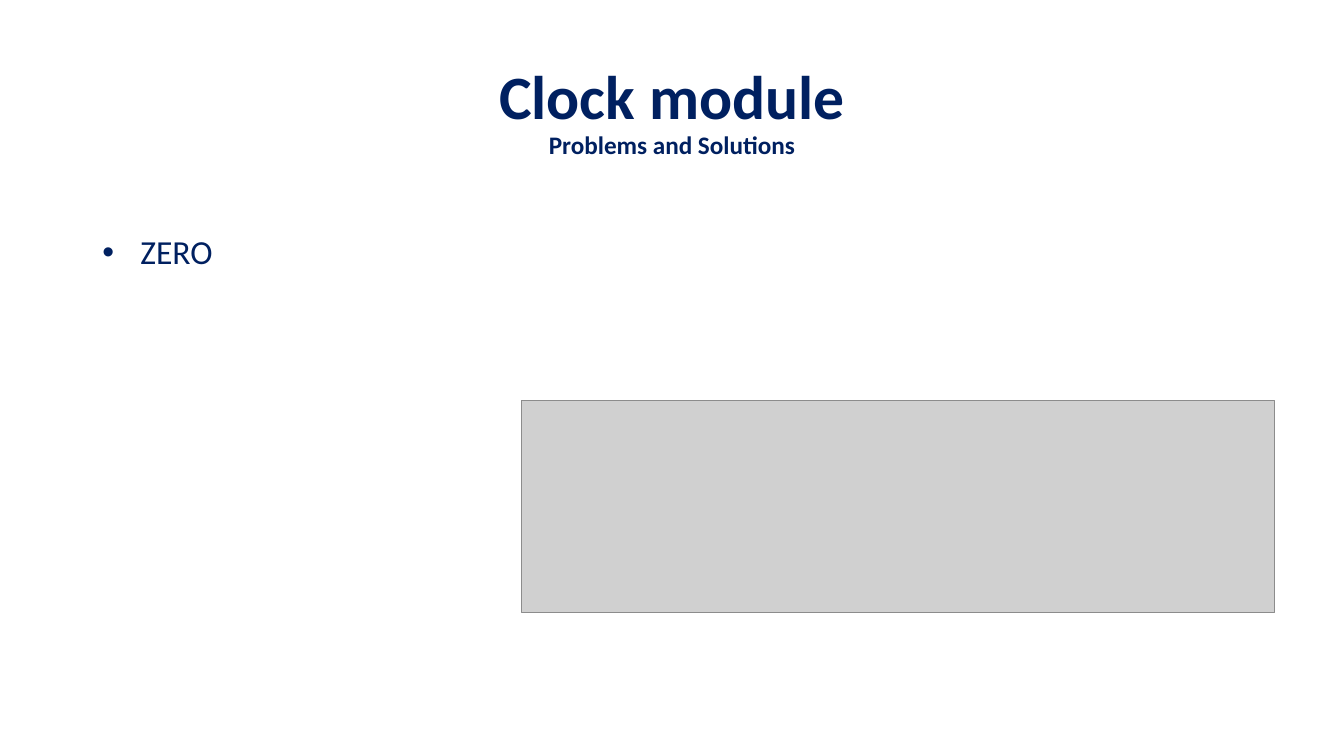
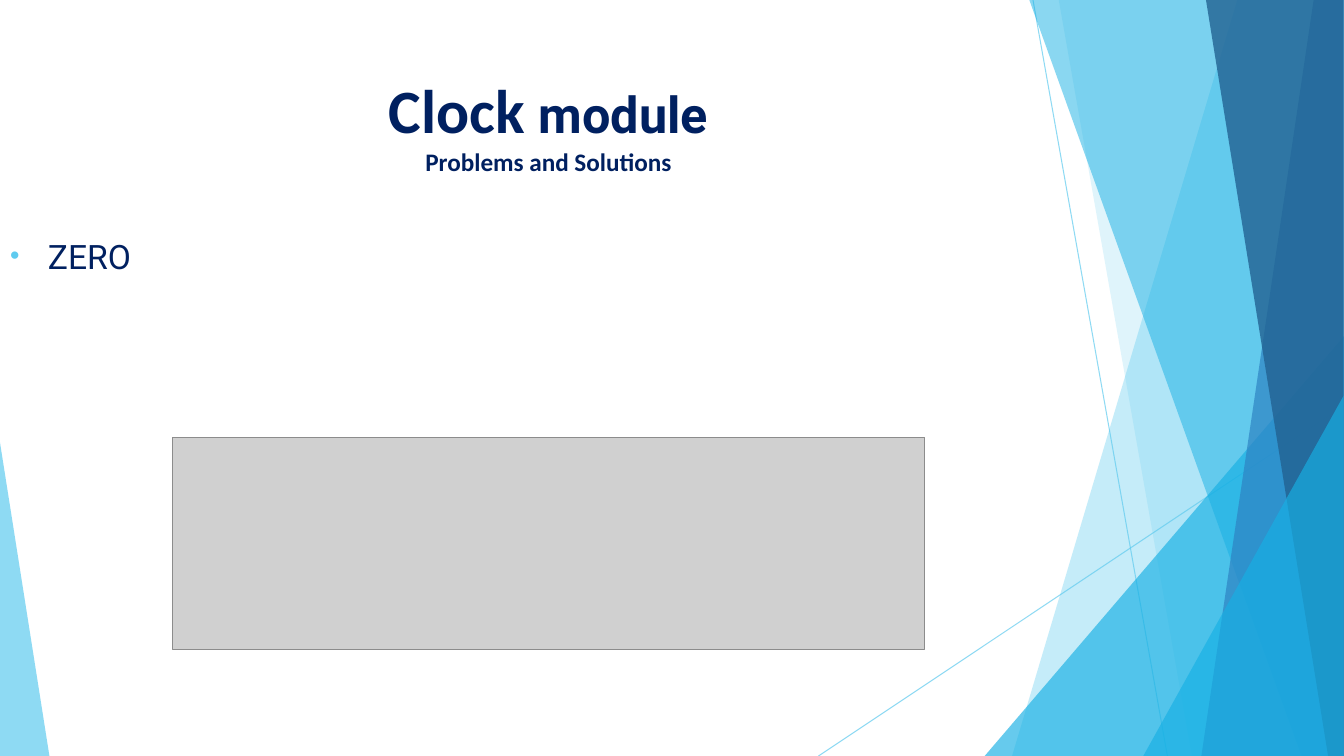
Before and after one commit to Cohen-Yoav/Project-A---Airport-Management, a slide deck: slide 32 of חומר עזר לפרויקט/project_A.pptx. Drawn at 1344x756 pixels with LibreOffice and Linux fonts; fonts in the diff are those of the drawing; grey boxes stand for pictures; background and template pictures are left out. Boxes give left, top, right and bottom in pixels: in the first picture for what was removed or moved away, otherwise in the second. Text is boxed around its words. In the diff, an @@ line names an element or a change of style, - is before the commit and + after.

Commit message:
changed the PPT design

```diff
--- a/חומר עזר לפרויקט/project_A.pptx
+++ b/חומר עזר לפרויקט/project_A.pptx
@@ title "Clock module Problems and Solutions": place and size @@
-title "Clock module Problems and Solutions" at (499, 75, 844, 155)
+title "Clock module Problems and Solutions" at (389, 89, 708, 172)
@@ title "Clock module Problems and Solutions" at (389, 89, 708, 172): size 44 to 36 pt, font Calibri to Roboto in "module"; line spacing 0.9 to 1; vertical alignment middle to top @@
@@ text "ZERO": place and size @@
-text "ZERO" at (140, 242, 212, 265)
+text "ZERO" at (48, 244, 131, 270)
@@ text "ZERO" at (48, 244, 131, 270): font Calibri to Roboto; line spacing 0.9 to 1 @@
@@ group added at (0, 0, 1344, 756): 5 freeform shapes, 3 triangles, 2 lines @@
@@ picture: place and size @@
-picture at (522, 400, 1275, 612)
+picture at (172, 438, 926, 649)
```
Also in this commit, not shown: 38 other slides changed.
